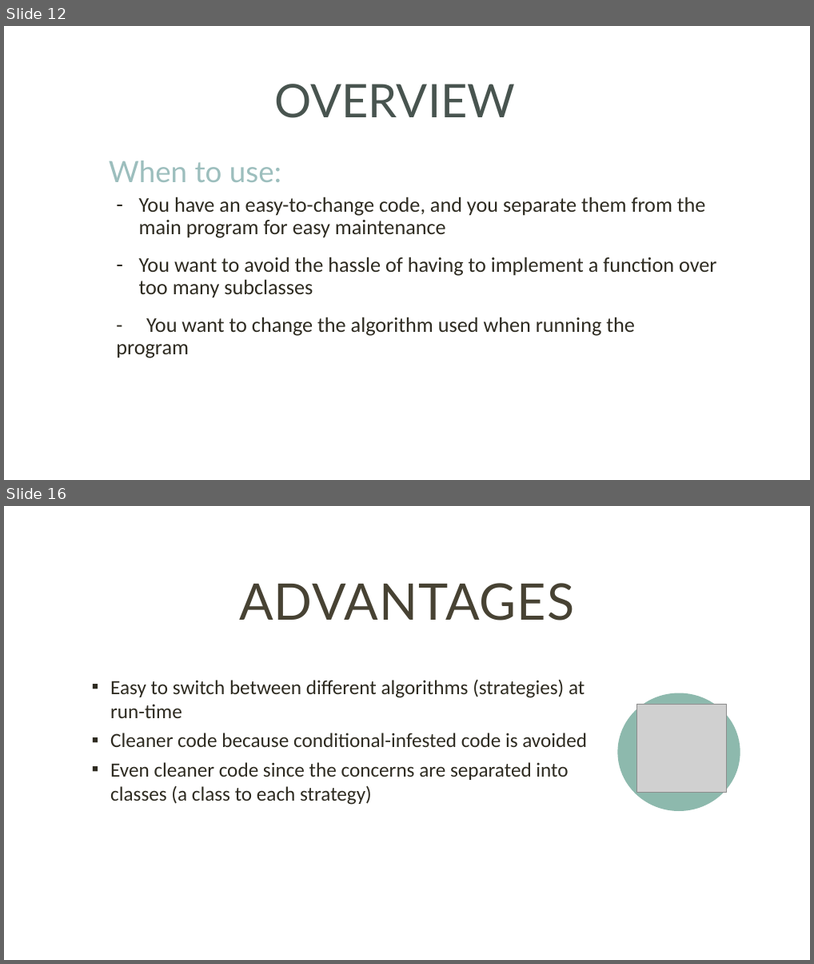
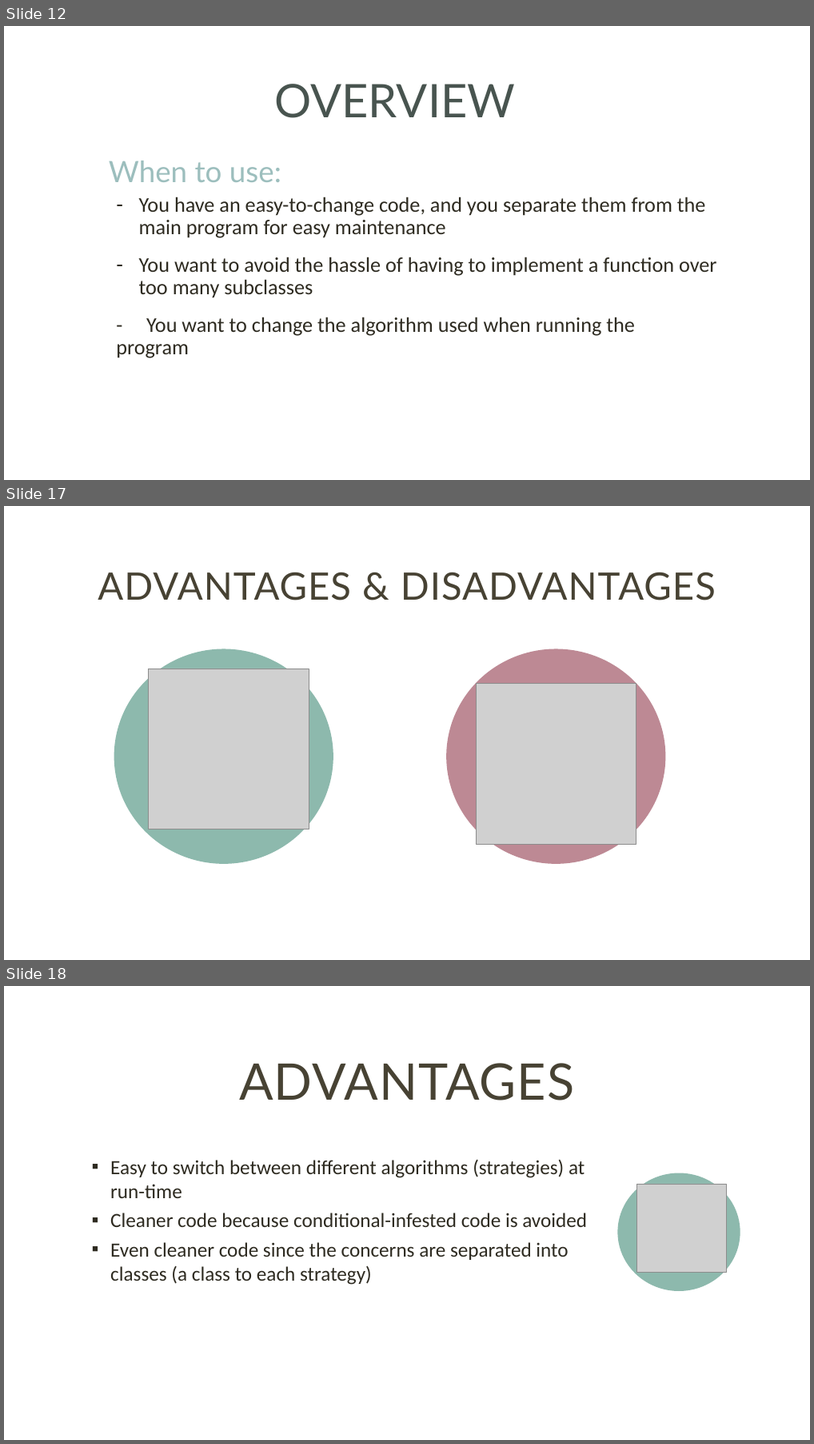
Before and after one commit to ntninh18/crossy-road, a slide deck: seminar/StrategyPattern.pptx. Shown one above the other, each under a label of ours: slides 12 and 16 before the commit, slides 12, 17 and 18 after it; the slides between them are not shown. The pictures are 814x964 and 814x1444 pixels, drawn with LibreOffice and Linux fonts; fonts in the diff are those of the drawing; grey boxes stand for pictures. Boxes give left, top, right and bottom in pixels: in the first picture for what was removed or moved away, otherwise in the second. Text is boxed around its words. In the diff, an @@ line names an element or a change of style, - is before the commit and + after.

```diff
--- a/seminar/StrategyPattern.pptx
+++ b/seminar/StrategyPattern.pptx
@@ slide 17 added at box(4, 506, 810, 960), background #FFFFFF @@
@@ title added at box(98, 572, 716, 600), 45 pt, text #474233 @@
+ADVANTAGES & DISADVANTAGES
@@ ellipse added at box(114, 648, 334, 864), fill #8DB9AD @@
@@ ellipse added at box(447, 648, 666, 864), fill #BD8994 @@
@@ picture added at box(149, 668, 309, 829) @@
@@ picture added at box(476, 684, 636, 844) @@
@@ what was slide 16 is now slide 18 @@
```
Also in this commit, not shown: 5 slides changed, 7 other slides added, 4 slides removed.
